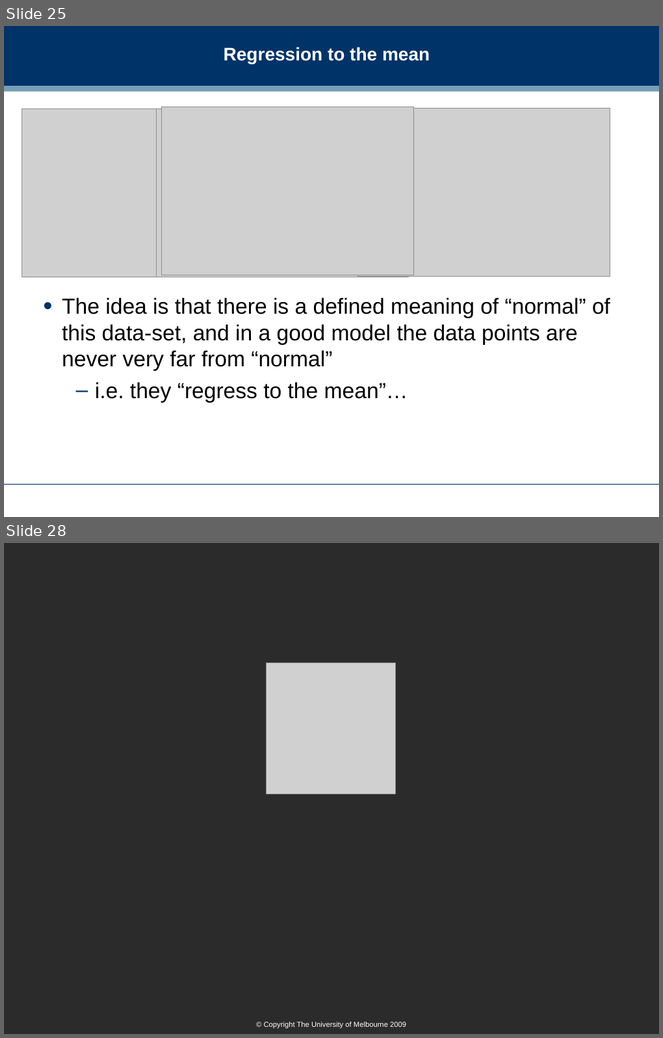
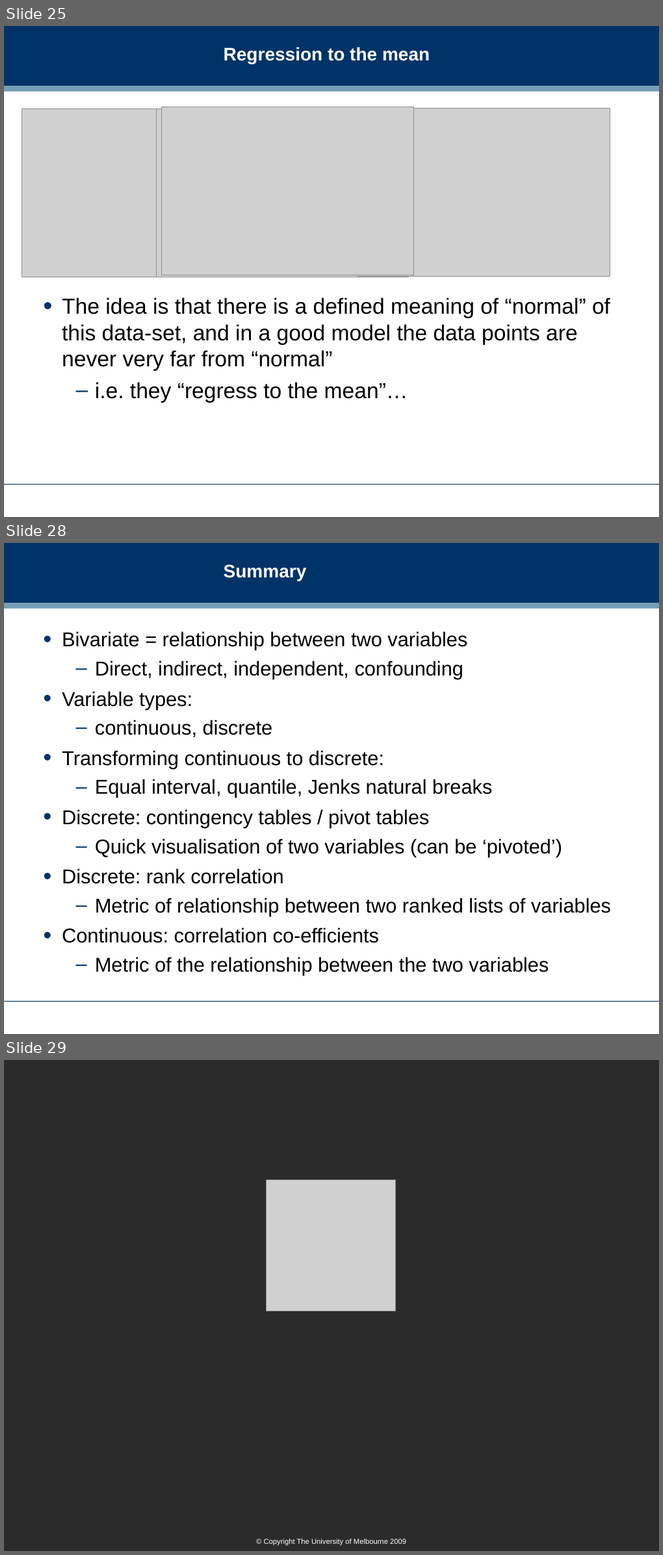
Before and after one commit to dreamind/ix, a slide deck: lectures/making-sense-data/bivariate-analysis.ppt. Shown one above the other, each under a label of ours: slides 25 and 28 before the commit, slides 25, 28 and 29 after it; the slides between them are not shown. The pictures are 663x1038 and 663x1555 pixels, drawn with LibreOffice and Linux fonts; fonts in the diff are those of the drawing; grey boxes stand for pictures; background and template pictures are left out; a plain dark background stands for a picture behind light text. Boxes give left, top, right and bottom in pixels: in the first picture for what was removed or moved away, otherwise in the second. Text is boxed around its words. In the diff, an @@ line names an element or a change of style, - is before the commit and + after.

```diff
--- a/lectures/making-sense-data/bivariate-analysis.ppt
+++ b/lectures/making-sense-data/bivariate-analysis.ppt
@@ slide 28 added at box(4, 543, 659, 1034), background #FFFFFF; not listed: 3 template elements that a slide beside it also shows @@
@@ title added at box(224, 564, 307, 581), 20 pt, text #FFFFFF, bold @@
+Summary
@@ text added at box(62, 631, 611, 976), 22 pt, text #000000 @@
+• Bivariate = relationship between two variables
+  – Direct, indirect, independent, confounding
+• Variable types:
+  – continuous, discrete
+• Transforming continuous to discrete:
+  – Equal interval, quantile, Jenks natural breaks
+• Discrete: contingency tables / pivot tables
+  – Quick visualisation of two variables (can be ‘pivoted’)
+• Discrete: rank correlation
+  – Metric of relationship between two ranked lists of variables
+• Continuous: correlation co-efficients
+  – Metric of the relationship between the two variables
@@ what was slide 28 is now slide 29 @@
```
Also in this commit, not shown: 9 slides changed, 2 other files.
